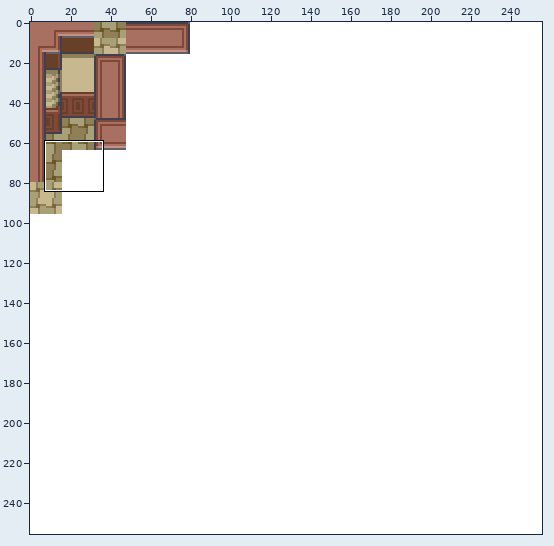
Two versions of one sprite sheet, client/img/insideTiles.png. Above: a wide view before the commit, with the close-up outlined.
Close-up. Before the edit:
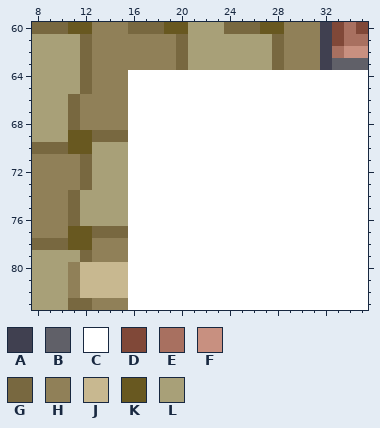
The file is 256x256 pixels. Shown: x 8..35, y 60..83.
Palette (. is transparent): A #404050  B #606068  C #ffffff  D #804838  E #a87060  F #c89080  G #786840  H #908058  J #c8b890  K #685820  L #a8a078
Pixels before, first column x 8:
60 GGGKKHHHGGGKKLLLGGGKKHHHADED
61 LLLLGHHHHHHHGLLLLLLLGHHHADEE
62 LLLLGHHHHHHHGLLLLLLLGHHHAEFF
63 LLLLGHHHHHHHGLLLLLLLGHHHABBB
64 LLLLGHHHCCCCCCCCCCCCCCCCCCCC
65 LLLLGHHHCCCCCCCCCCCCCCCCCCCC
66 LLLGHHHHCCCCCCCCCCCCCCCCCCCC
67 LLLGHHHHCCCCCCCCCCCCCCCCCCCC
68 LLLGHHHHCCCCCCCCCCCCCCCCCCCC
69 LLLKKGGGCCCCCCCCCCCCCCCCCCCC
70 GGGKKLLLCCCCCCCCCCCCCCCCCCCC
71 HHHHGLLLCCCCCCCCCCCCCCCCCCCC
72 HHHHGLLLCCCCCCCCCCCCCCCCCCCC
73 HHHHGLLLCCCCCCCCCCCCCCCCCCCC
74 HHHGLLLLCCCCCCCCCCCCCCCCCCCC
75 HHHGLLLLCCCCCCCCCCCCCCCCCCCC
76 HHHGLLLLCCCCCCCCCCCCCCCCCCCC
77 HHHKKGGGCCCCCCCCCCCCCCCCCCCC
78 GGGKKHHHCCCCCCCCCCCCCCCCCCCC
79 LLLLGHHHCCCCCCCCCCCCCCCCCCCC
80 LLLHJJJJCCCCCCCCCCCCCCCCCCCC
81 LLLHJJJJCCCCCCCCCCCCCCCCCCCC
82 LLLHJJJJCCCCCCCCCCCCCCCCCCCC
83 LLLGGHHHCCCCCCCCCCCCCCCCCCCC
The same view after the edit:
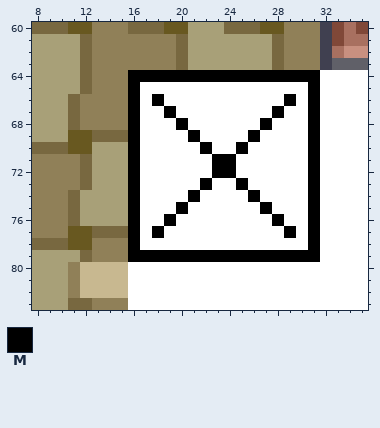
Colours new in this view: M #000000
Diff:
Changed rows in their new state; - is an unchanged pixel.
first column x 16:
64 MMMMMMMMMMMMMMMM
65 M--------------M
66 M-M----------M-M
67 M--M--------M--M
68 M---M------M---M
69 M----M----M----M
70 M-----M--M-----M
71 M------MM------M
72 M------MM------M
73 M-----M--M-----M
74 M----M----M----M
75 M---M------M---M
76 M--M--------M--M
77 M-M----------M-M
78 M--------------M
79 MMMMMMMMMMMMMMMM
Where, in picture pixels (left, top, right, bottom), the same in both close-ups:
changed: (128, 70, 320, 262)
